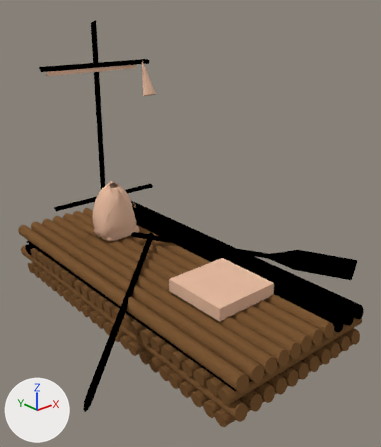
Two versions of the Blender file starman/starman/res/model/raft/raft.blend, one commit apart.
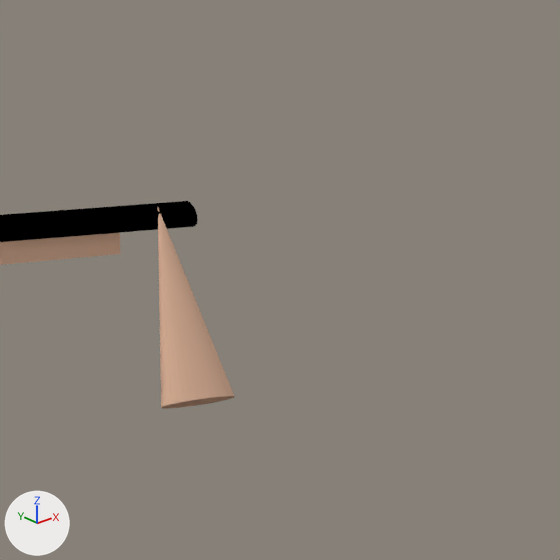
Old and new are each drawn whole from a 50 mm camera at (-2.732, -3.381, 2.284) aimed at (0.093, -0.119, 0.502) and again close up on the part from 30% to 56% of the width and 5% to 28% of the height. Every picture has the same lights, and +X, +Y and +Z are marked at lower left. Both versions are drawn at frame 30 of the action 'ConeAction'; the numbers are the values there.
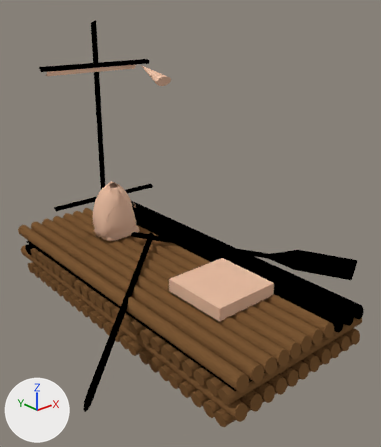
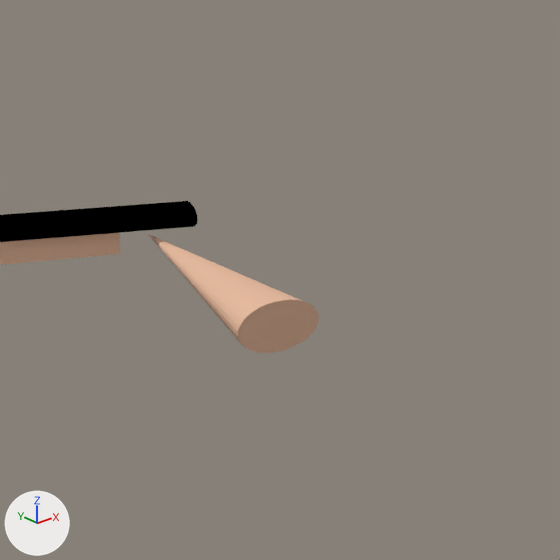
Boxes [x1, y1, x2, y2] around the edits, measured in the close-ups (560 x 560 px):
'Cone', moved, turned, rescaled: before [158, 208, 235, 409]; after [148, 234, 319, 353]

The change in detail:
Object 'Cone' (ob_cone) moves from (0.536, 1.084, 1.605) to (0.536, 0.98, 1.659).
Object 'Cone' (ob_cone) turns from (0, -18, -92) to (4.2, -72, -95) degrees about x, y and z.
Object 'Cone' (ob_cone) is rescaled from (0.0421, 0.0769, 0.176) to (0.0484, 0.0883, 0.202).
